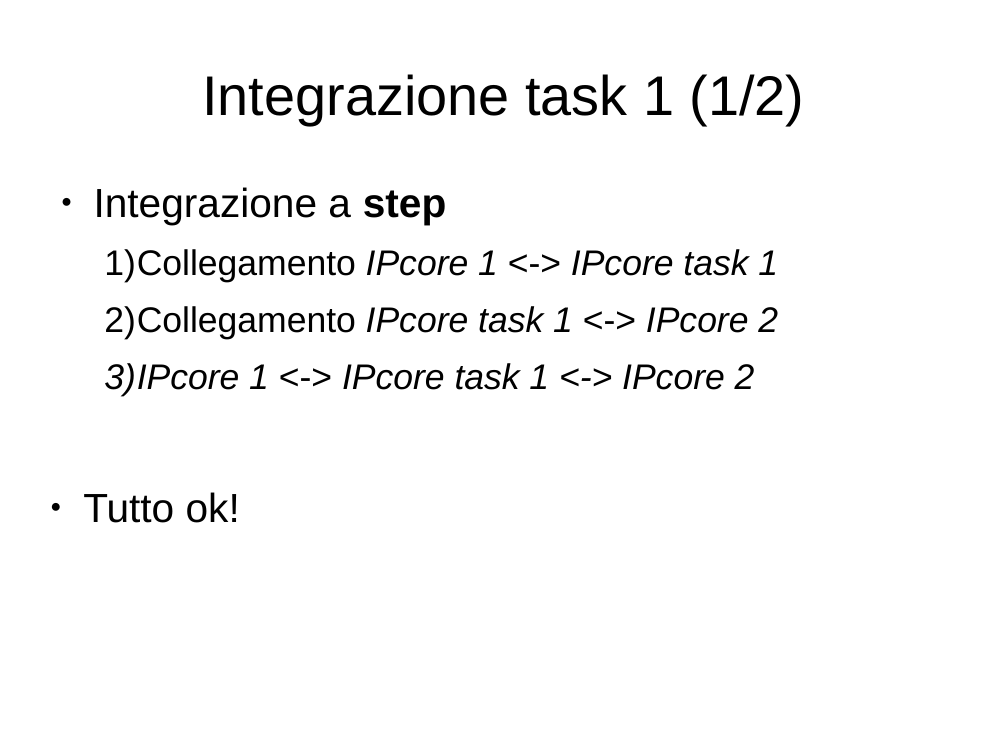
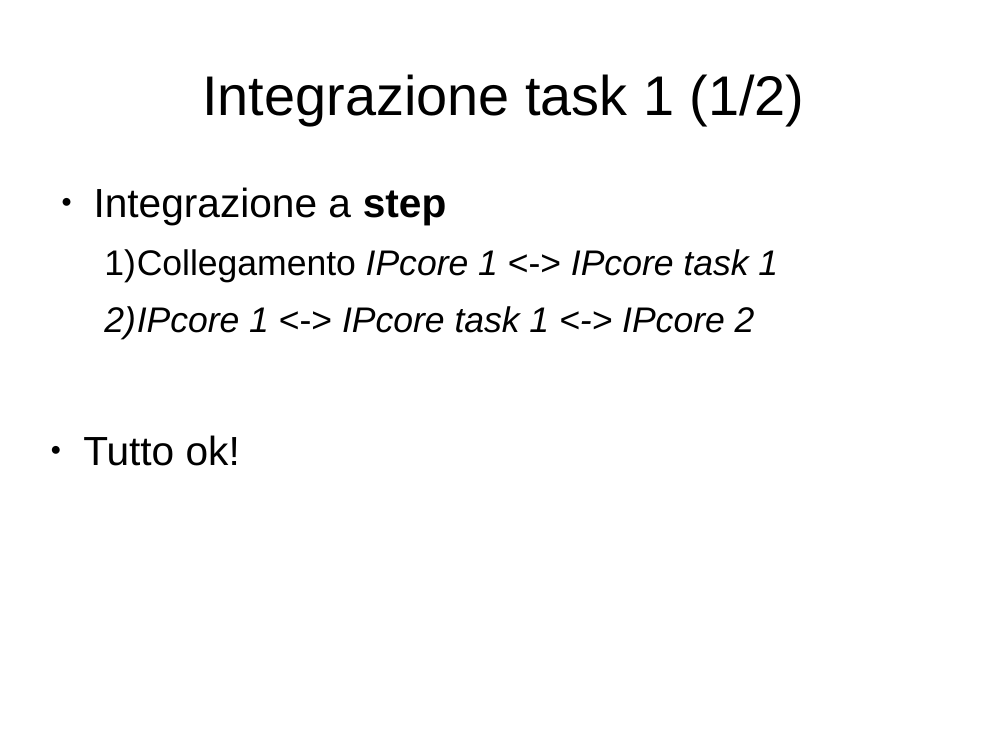
Before and after one commit to artic92/sistemi-embedded-task2, a slide deck: slide 29 of doc/presentazione.odp. Drawn at 1008x756 pixels with LibreOffice and Linux fonts; fonts in the diff are those of the drawing. Boxes give left, top, right and bottom in pixels: in the first picture for what was removed or moved away, otherwise in the second. Text is boxed around its words. In the diff, an @@ line names an element or a change of style, - is before the commit and + after.

Commit message:
Aggiunta dello schematico di integrazione nelle slide

```diff
--- a/doc/presentazione.odp
+++ b/doc/presentazione.odp
@@ text at <box>104,306,778,340</box>: paragraph removed @@
-  2) Collegamento IPcore task 1 <-> IPcore 2
```
Also in this commit, not shown: 1 other slide changed.
